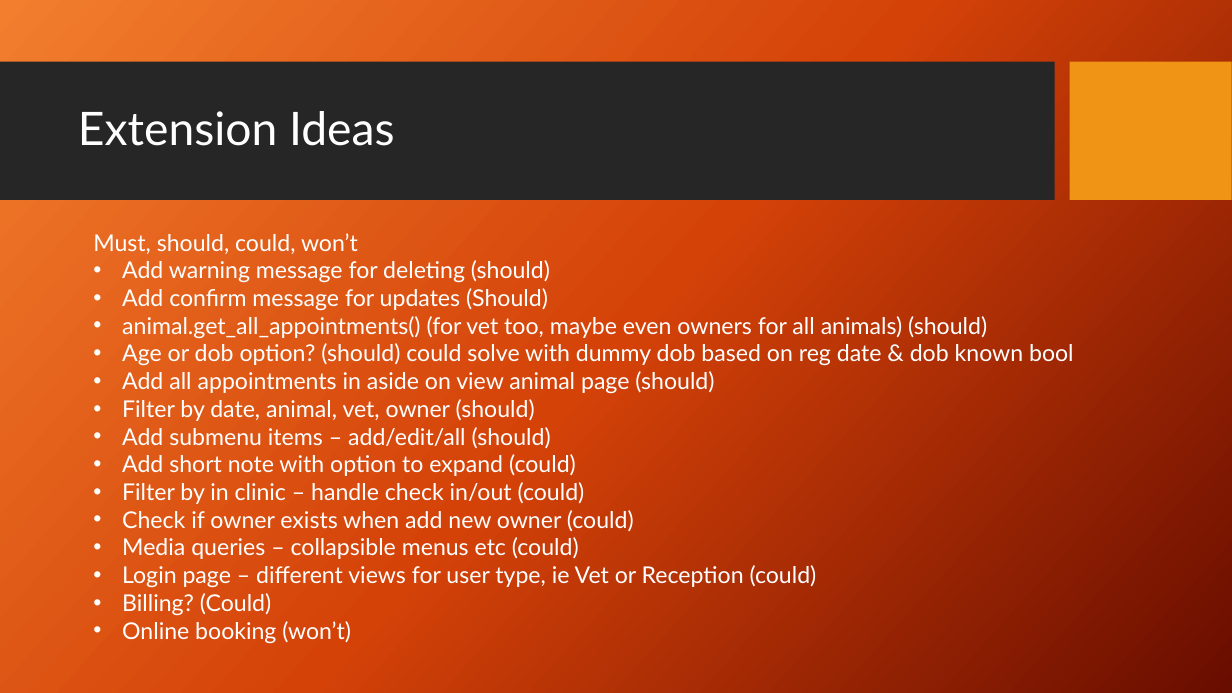
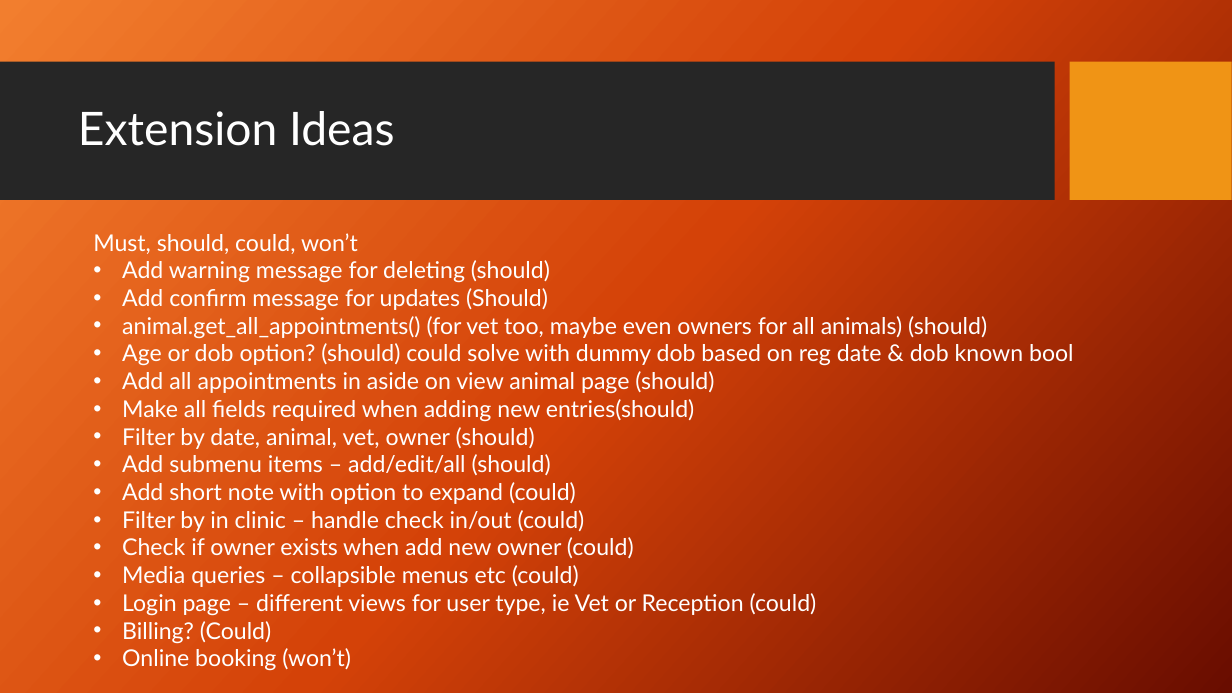
Before and after one commit to Peetfire/Animal_magic, a slide deck: slide 8 of Presentation/Vet Managment.pptx. Drawn at 1232x693 pixels with LibreOffice and Linux fonts; fonts in the diff are those of the drawing; background and template pictures are left out. Boxes give left, top, right and bottom in pixels: in the first picture for what was removed or moved away, otherwise in the second. Text is boxed around its words. In the diff, an @@ line names an element or a change of style, - is before the commit and + after.

```diff
--- a/Presentation/Vet Managment.pptx
+++ b/Presentation/Vet Managment.pptx
@@ text at box(122, 399, 694, 422): paragraph added @@
+• Make all fields required when adding new entries(should)
```
Also in this commit, not shown: 1 slide added, 26 other files.
